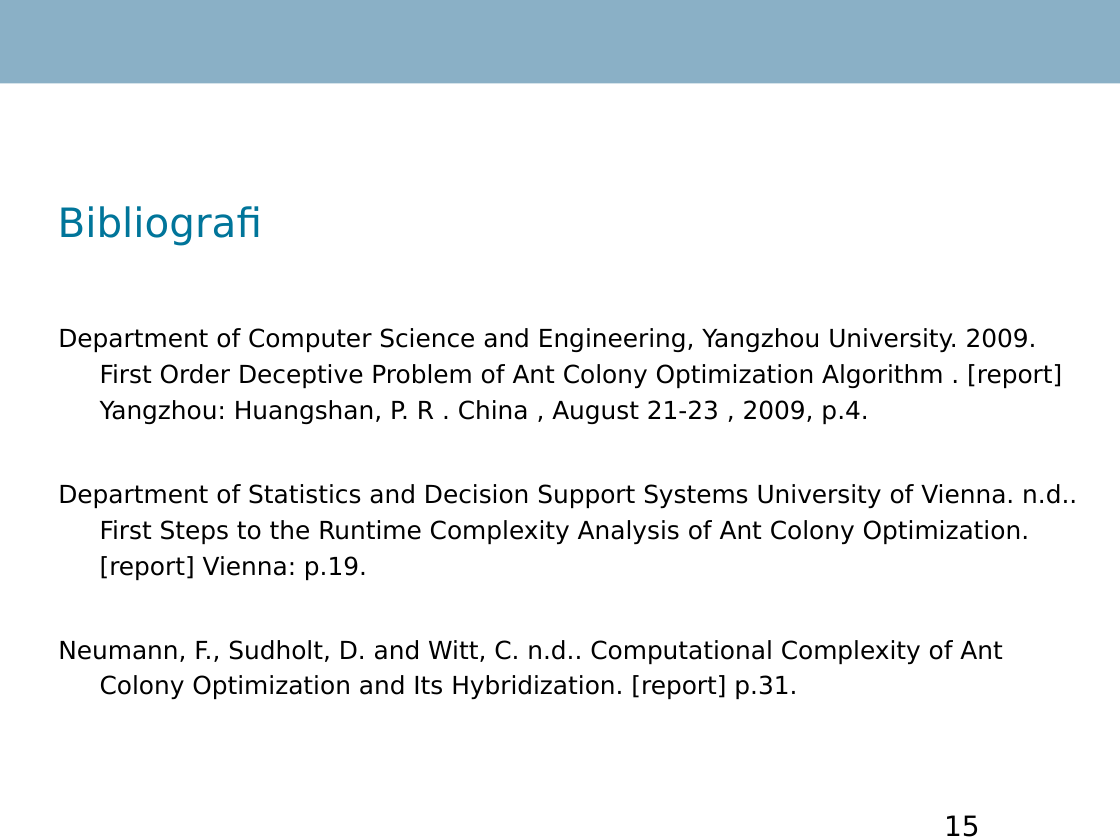
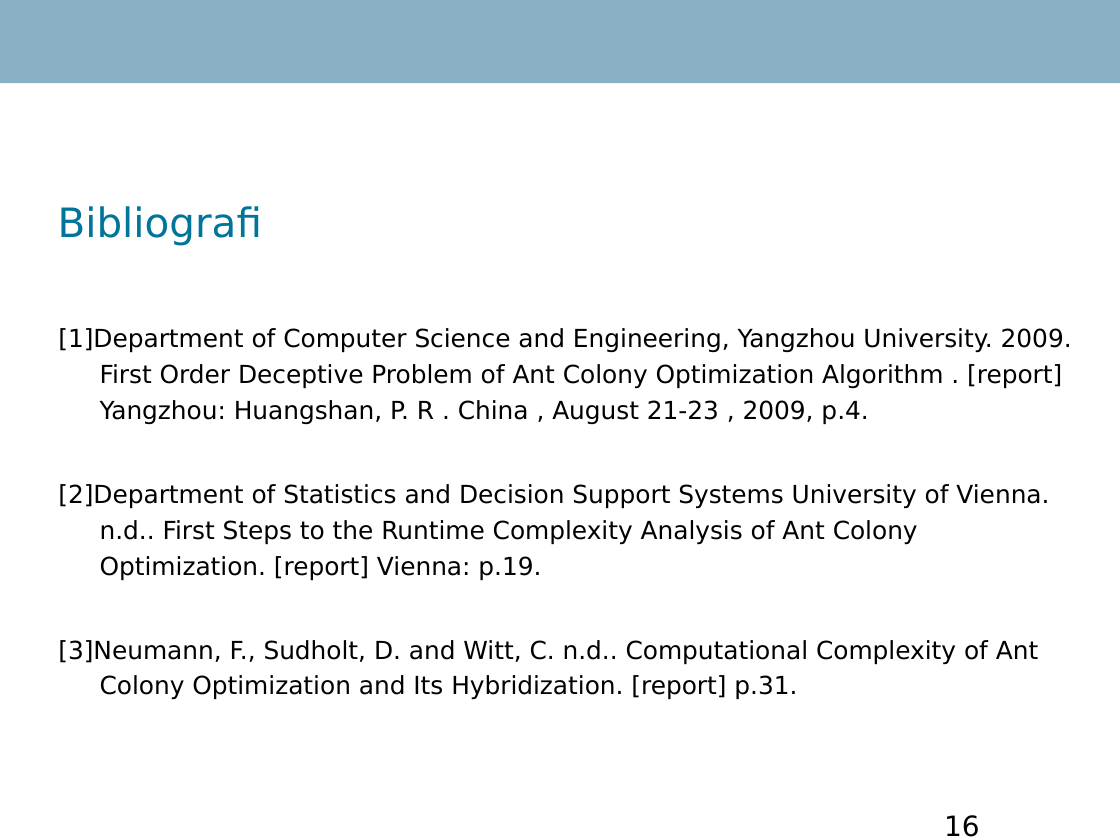
Before and after one commit to Danidude/Master-Thesis, a slide deck: slide 16 of Report/IKT 590 Master Thesis.odp (slide 15 before the commit). Drawn at 1120x840 pixels with LibreOffice and Linux fonts; fonts in the diff are those of the drawing; background and template pictures are left out. Boxes give left, top, right and bottom in pixels: in the first picture for what was removed or moved away, otherwise in the second. Text is boxed around its words. In the diff, an @@ line names an element or a change of style, - is before the commit and + after.

Commit message:
Added changes to presentation

```diff
--- a/Report/IKT 590 Master Thesis.odp
+++ b/Report/IKT 590 Master Thesis.odp
@@ text at <box>58,328,1072,700</box>: text changed @@
-Department of Computer Science and Engineering, Yangzhou University. 2009. First Order Deceptive Problem of Ant Colony Optimization Algorithm . [report] Yangzhou: Huangshan, P. R . China , August 21-23 , 2009, p.4.
-Department of Statistics and Decision Support Systems University of Vienna. n.d.. First Steps to the Runtime Complexity Analysis of Ant Colony Optimization. [report] Vienna: p.19.
-Neumann, F., Sudholt, D. and Witt, C. n.d.. Computational Complexity of Ant Colony Optimization and Its Hybridization. [report] p.31.
+[1]Department of Computer Science and Engineering, Yangzhou University. 2009. First Order Deceptive Problem of Ant Colony Optimization Algorithm . [report] Yangzhou: Huangshan, P. R . China , August 21-23 , 2009, p.4.
+[2]Department of Statistics and Decision Support Systems University of Vienna. n.d.. First Steps to the Runtime Complexity Analysis of Ant Colony Optimization. [report] Vienna: p.19.
+[3]Neumann, F., Sudholt, D. and Witt, C. n.d.. Computational Complexity of Ant Colony Optimization and Its Hybridization. [report] p.31.
@@ page number at <box>944,815,980,837</box>: text changed @@
-15
+16
```
Also in this commit, not shown: 2 other slides changed, 1 slide added.
